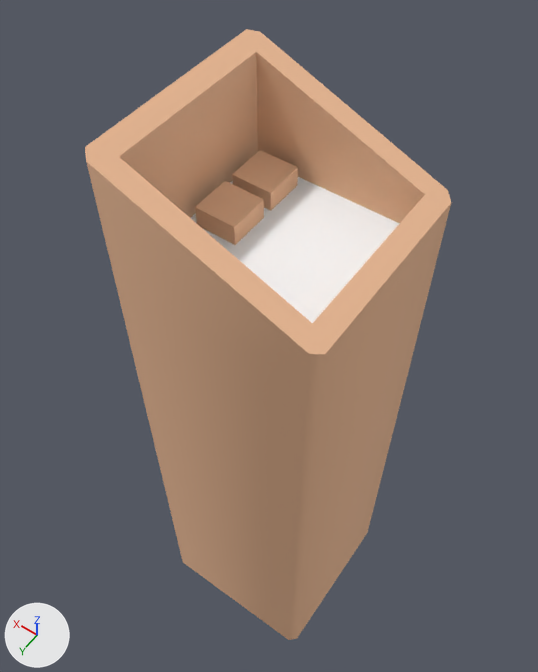
Two versions of the glTF model assets/kenney/citycommercial/low-detail-building-e.glb, one commit apart.
Both versions are drawn from a 50 mm lens placed at (-0.607, 0.891, 2.603), pointed at (0.111, -0.114, 1.023). Lighting does not change. The marker at lower left points along +X, +Y and +Z. The older version comes first.

Names of what the first picture shows: 'low-detail-building-e'.
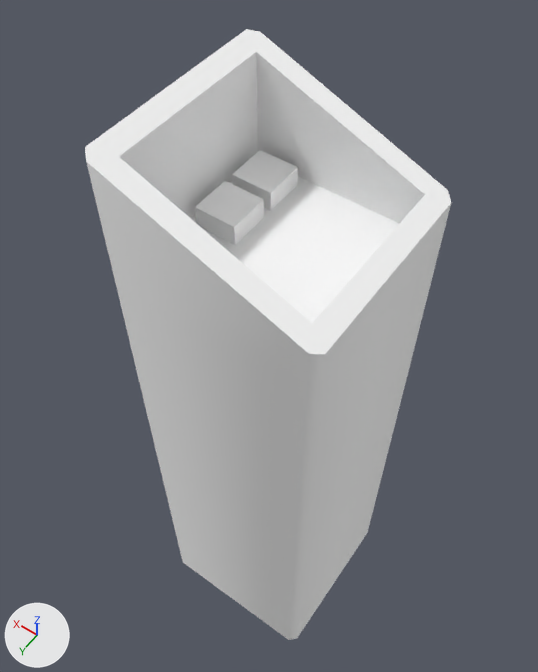
Patch to the scene script:
```diff
--- a/assets/kenney/citycommercial/low-detail-building-e.glb.py
+++ b/assets/kenney/citycommercial/low-detail-building-e.glb.py
@@ mat_colormap_140 @@
+mat_colormap_140 = principled_material('colormap.140')
+mat_colormap_140.base_color = (1.0, 1.0, 1.0)  # white #ffffff
+mat_colormap_140.roughness = 1.0
@@ me_low_detail_building_e @@
 me_low_detail_building_e.from_pydata(...)  # 64 vertices, 96 faces; spans x -0.25..0.25, y -0.25..0.25, z 0.0..1.8
-me_low_detail_building_e.materials.append(mat_colormap)
+me_low_detail_building_e.materials.append(mat_colormap_140)  # white #ffffff
```

Changed parts and their boxes (x1, y1, x2, y2) in the pictures (538 x 672 px):
'low-detail-building-e', recoloured (lighter)
    both: (85, 29, 451, 640)
